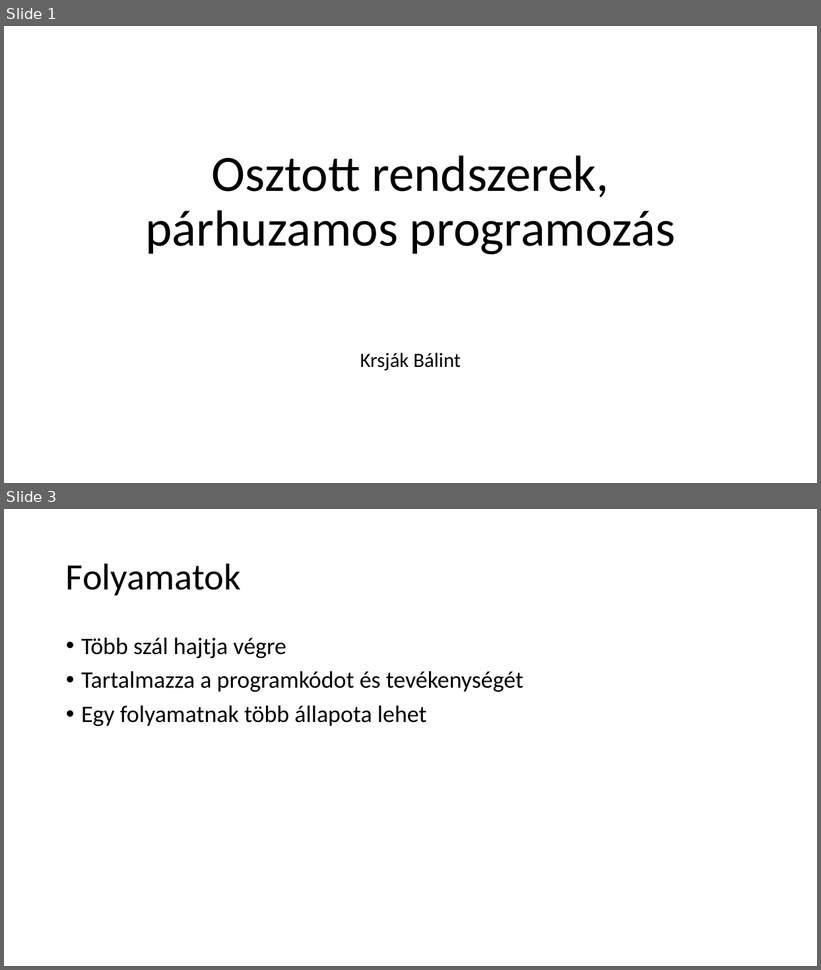
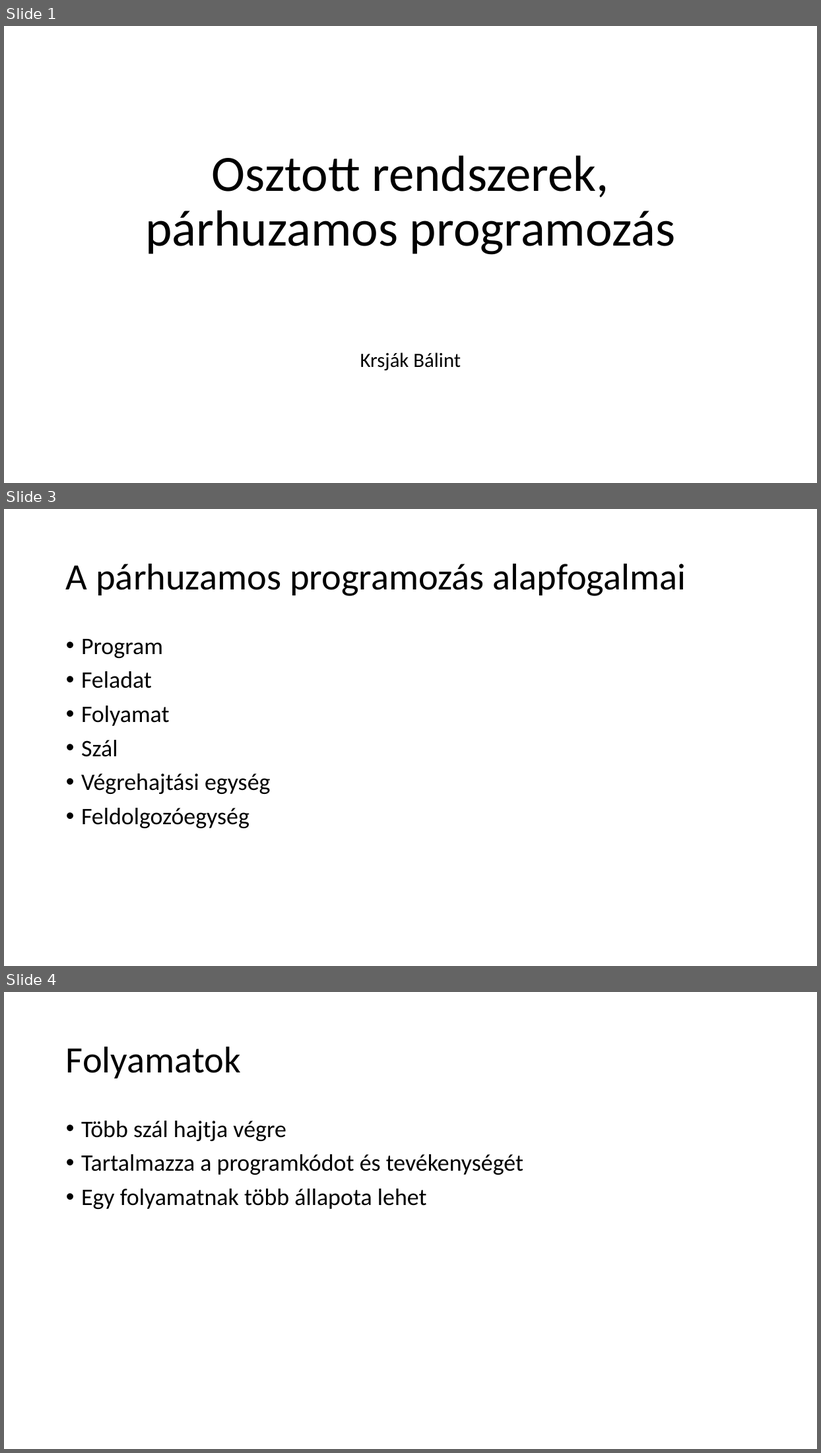
Before and after one commit to krsjakb/osztott-rendszerek-parhuzamos-programozas, a slide deck: Osztott rendszerek, párhuzamos programozás.pptx. Shown one above the other, each under a label of ours: slides 1 and 3 before the commit, slides 1, 3 and 4 after it; the slides between them are not shown. The pictures are 821x970 and 821x1453 pixels, drawn with LibreOffice and Linux fonts; fonts in the diff are those of the drawing. Boxes give left, top, right and bottom in pixels: in the first picture for what was removed or moved away, otherwise in the second. Text is boxed around its words. In the diff, an @@ line names an element or a change of style, - is before the commit and + after.

```diff
--- a/Osztott rendszerek, párhuzamos programozás.pptx
+++ b/Osztott rendszerek, párhuzamos programozás.pptx
@@ slide 3 added at (4, 509, 817, 966), background #FFFFFF @@
@@ title added at (66, 563, 686, 596), 44 pt, text #000000 @@
+A párhuzamos programozás alapfogalmai
@@ text added at (81, 639, 270, 828), 28 pt, text #000000 @@
+• Program
+• Feladat
+• Folyamat
+• Szál
+• Végrehajtási egység
+• Feldolgozóegység
@@ what was slide 3 is now slide 4 @@
```
Also in this commit, not shown: 1 slide changed, 3 other slides added, 1 slide removed.
